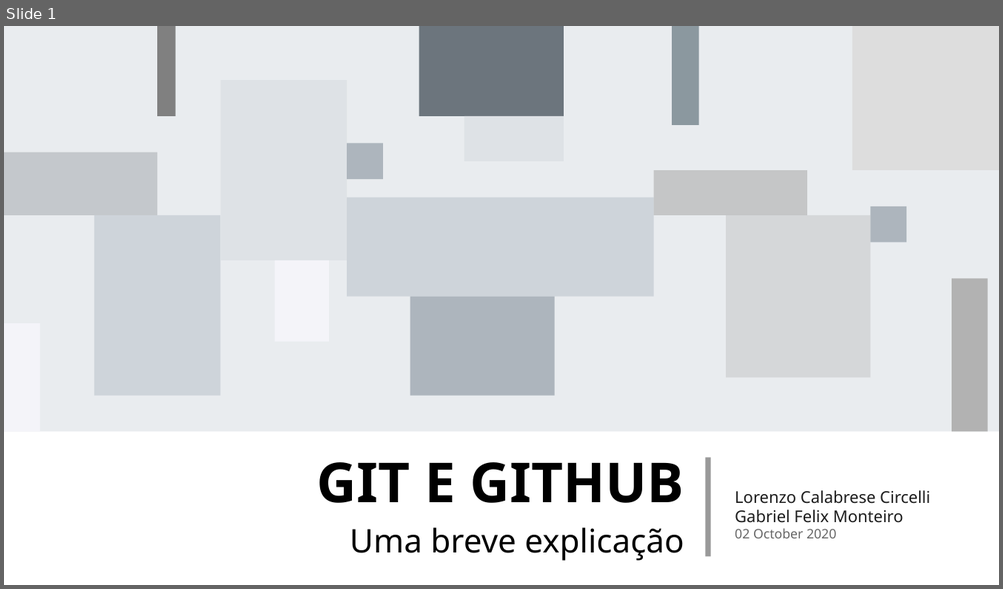
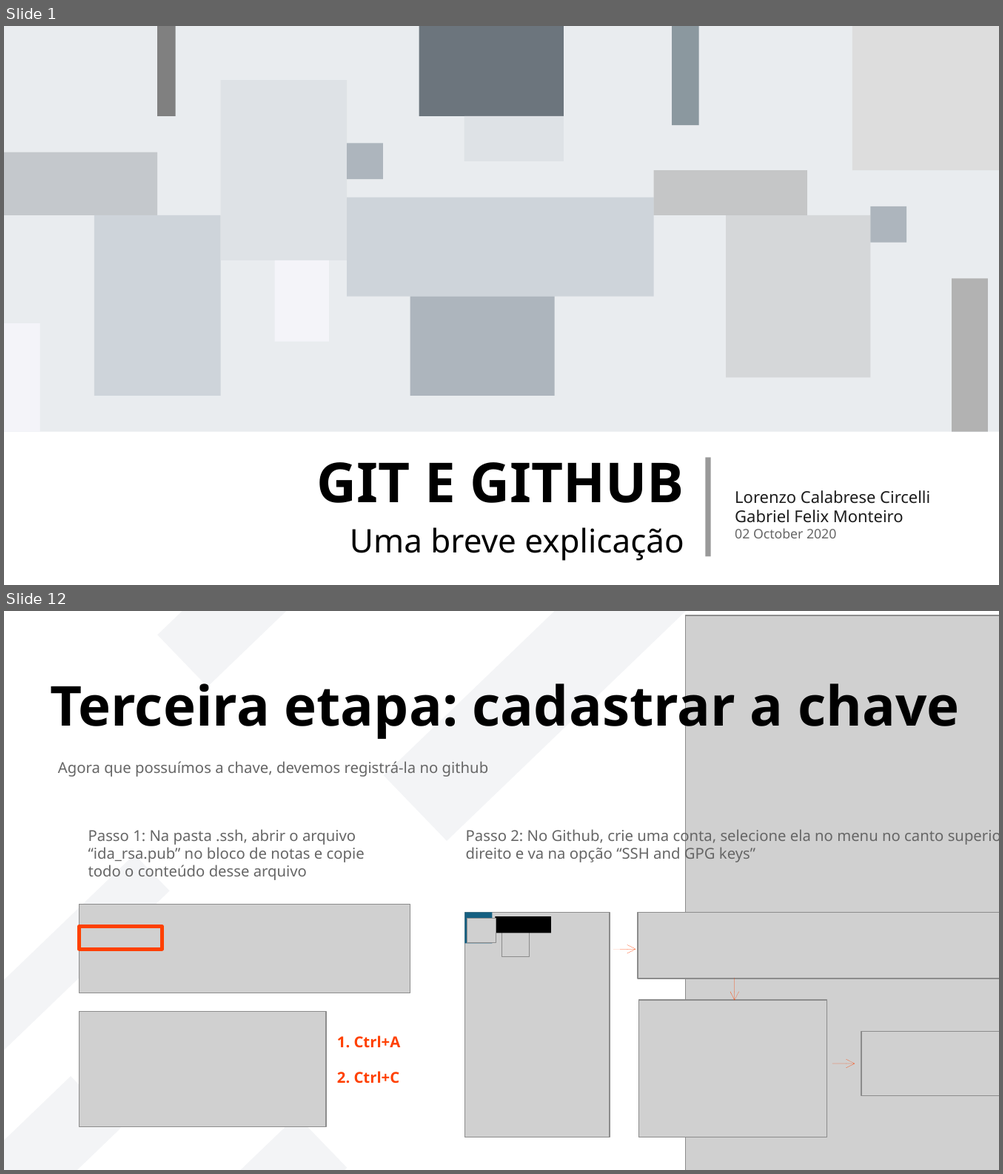
Before and after one commit to LORENZOCIRCELLI/Course-GitHubMasterclass, a slide deck: Apresentação/Git e Github.pptx. Shown one above the other, each under a label of ours: slide 1 before the commit, slides 1 and 12 after it; the slides between them are not shown. The pictures are 1003x589 and 1003x1174 pixels, drawn with LibreOffice and Linux fonts; fonts in the diff are those of the drawing; grey boxes stand for pictures. Boxes give left, top, right and bottom in pixels: in the first picture for what was removed or moved away, otherwise in the second. Text is boxed around its words. In the diff, an @@ line names an element or a change of style, - is before the commit and + after.

```diff
--- a/Apresentação/Git e Github.pptx
+++ b/Apresentação/Git e Github.pptx
@@ slide 12 added at (4, 611, 999, 1170), background #FFFFFF @@
@@ freeform shape added at (157, 611, 391, 686), fill #8D99AE at 10% opacity @@
@@ freeform shape added at (384, 611, 693, 841), fill #8D99AE at 10% opacity @@
@@ picture added at (686, 615, 999, 1170) @@
@@ freeform shape added at (703, 611, 999, 1170), fill #FFFFFF @@
@@ freeform shape added at (799, 611, 999, 917), fill #CED4DA @@
@@ title added at (50, 675, 959, 740), 44 pt, text #000000, bold @@
+Terceira etapa: cadastrar a chave
@@ text added at (58, 761, 489, 777), 12 pt, text #666666 @@
+Agora que possuímos a chave, devemos registrá-la no github
@@ text added at (88, 829, 364, 880), 12 pt, text #666666 @@
+Passo 1: Na pasta .ssh, abrir o arquivo “ida_rsa.pub” no bloco de notas e copie todo o conteúdo desse arquivo
@@ text added at (466, 826, 943, 864), 12 pt, text #666666 @@
+Passo 2: No Github, crie uma conta, selecione ela no menu no canto superior direito e va na opção “SSH and GPG keys”
@@ freeform shape added at (4, 854, 169, 1068), fill #8D99AE at 10% opacity @@
@@ picture added at (79, 904, 410, 994) @@
@@ group added at (465, 912, 609, 1137): 3 pictures, 2 freeform shapes @@
@@ picture added at (637, 912, 999, 980) @@
@@ freeform shape added at (79, 927, 162, 949), outline #FF4000 3 pt @@
@@ arrow added from (613, 949) to (636, 949), #FF4000 0 pt @@
@@ freeform shape added at (800, 945, 999, 1170), fill #CED4DA @@
@@ arrow added from (734, 978) to (734, 1001), #FF4000 0 pt @@
@@ picture added at (638, 1001, 827, 1138) @@
@@ picture added at (79, 1012, 326, 1128) @@
@@ picture added at (862, 1031, 999, 1096) @@
@@ text added at (337, 1036, 401, 1084), 12 pt, text #FF4000, bold @@
+1. Ctrl+A
+2. Ctrl+C
@@ freeform shape added at (4, 1076, 121, 1170), fill #8D99AE at 10% opacity @@
@@ arrow added from (833, 1064) to (855, 1064), #FF4000 0 pt @@
@@ freeform shape added at (113, 1116, 347, 1170), fill #8D99AE at 10% opacity @@
```
Also in this commit, not shown: 9 other slides changed, 1 other slide added, 2 slides removed, 1 other file.
